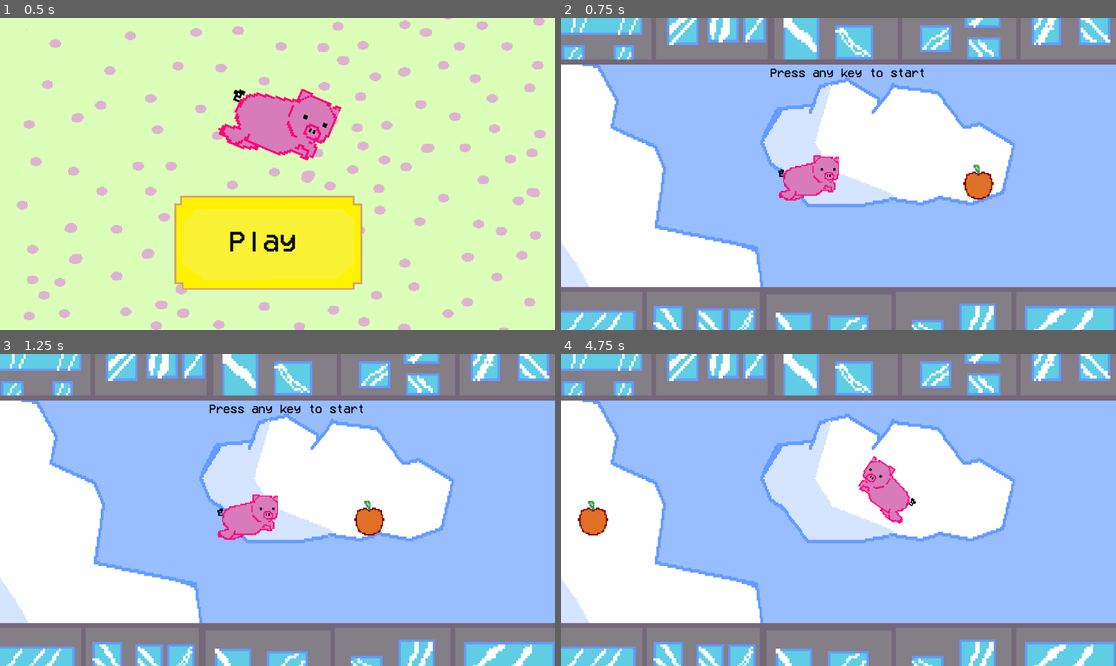
Above: before the commit, frames 1-4 (two rows, left to right).
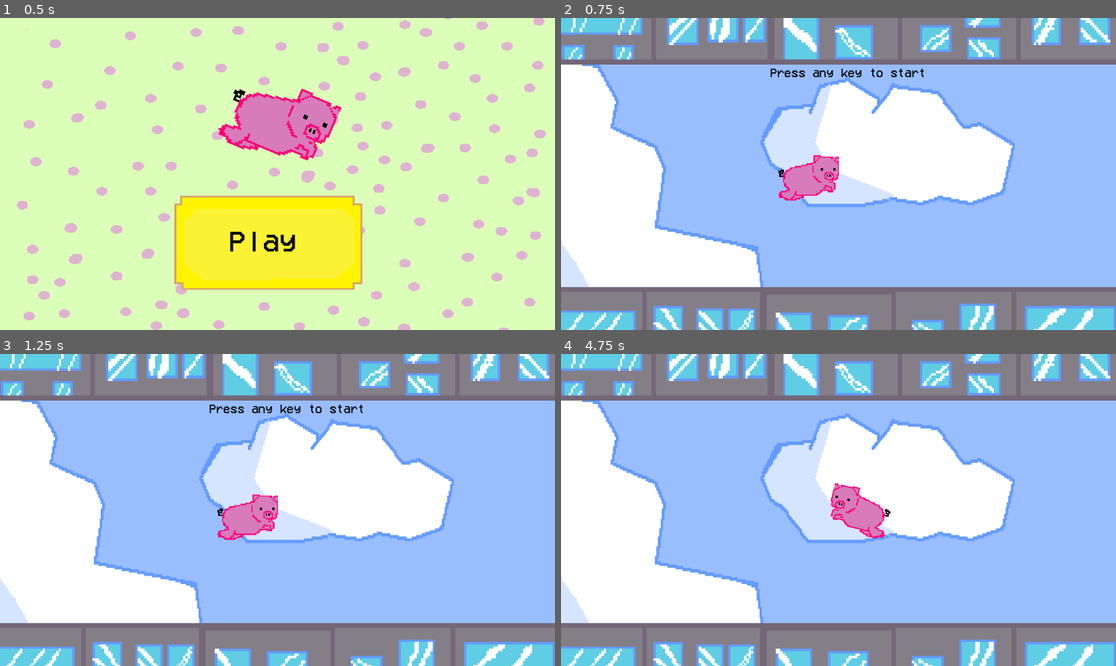
Above: after the commit, the same moments.

Repository: InkWellDen/When-Pigs-fly--In-development-
Game: Godot game, scene res://Scenes/menu.tscn
Two runs of this game, one before a commit and one after it. Both use one fixed random seed, a clock stepped at 60 frames per second and the inputs below.
Inputs:
- Up to frame 1 (0.5 s): no input
- Up to frame 2 (0.75 s): click "Play" at 0.5 s
- Up to frame 3 (1.25 s): no input
- Up to frame 4 (4.75 s): tap Enter at 1.25 s; hold Right (ui_right) 1.28-2.03 s; hold Down (ui_down) 2.03-2.78 s; hold Right (ui_right) 2.78-3.53 s; hold Up (ui_up) 3.53-4.28 s; hold Left (ui_left) from 4.28 s (still down)

Frame 1 is identical in both runs. In frame 2, 0.4% of the frame differs, in the area x 72-78%, y 46-59%; in frame 3, 0.4%; in frame 4, 2.6%, in the area x 3-64%, y 32-60%.
Error before the commit: Cannot call method 'instantiate' on a null value. (res://Scripts/apple_spawner.gd:14)

Commit message:
Apple system but you cant pick them up yet

Diff:
--- a/Scenes/apple.tscn
+++ b/Scenes/apple.tscn
@@ -6,7 +6,6 @@
 [sub_resource type="RectangleShape2D" id="RectangleShape2D_lyte0"]
 
 [node name="Apple" type="Node2D" unique_id=997479949]
-position = Vector2(5, 2.9999998)
 scale = Vector2(2.6124823, 2.7507772)
 script = ExtResource("1_ir1en")
 
@@ -16,9 +15,10 @@
 [node name="Area2D" type="Area2D" parent="." unique_id=562996476]
 position = Vector2(0, 4.8471155)
 scale = Vector2(-1.0218879, -0.7903981)
+collision_layer = 2
+collision_mask = 0
 
 [node name="CollisionShape2D" type="CollisionShape2D" parent="Area2D" unique_id=1873792662]
-position = Vector2(0, 3)
 shape = SubResource("RectangleShape2D_lyte0")
 
 [connection signal="body_entered" from="Area2D" to="." method="_on_area_2d_body_entered"]
--- a/Scenes/game.tscn
+++ b/Scenes/game.tscn
@@ -1,5 +1,6 @@
 [gd_scene format=3 uid="uid://crwfugngw3lir"]
 
+[ext_resource type="Script" uid="uid://cjg2kqtguae55" path="res://Scripts/maingame.gd" id="1_1l0tm"]
 [ext_resource type="PackedScene" uid="uid://c3umj6rmwfdlr" path="res://Scenes/player.tscn" id="1_qxrlw"]
 [ext_resource type="PackedScene" uid="uid://ux8cyhtcn00r" path="res://Scenes/ground.tscn" id="2_wrm1d"]
 [ext_resource type="Texture2D" uid="uid://cdjjerwv7a6it" path="res://Assets/Sky.png" id="3_wrm1d"]
@@ -13,6 +14,7 @@
 [sub_resource type="Theme" id="Theme_wrm1d"]
 
 [node name="Game" type="Node2D" unique_id=531414083]
+script = ExtResource("1_1l0tm")
 
 [node name="Ground2" parent="." unique_id=586463681 instance=ExtResource("2_wrm1d")]
 top_level = true
@@ -26,18 +28,18 @@
 position = Vector2(-33, -171)
 scale = Vector2(1.6669215, 1.8135186)
 
-[node name="StaticBody2D" type="StaticBody2D" parent="." unique_id=1579306229]
+[node name="Collisons for Player" type="StaticBody2D" parent="." unique_id=1579306229]
 position = Vector2(252, 202)
 
-[node name="CollisionShape2D" type="CollisionShape2D" parent="StaticBody2D" unique_id=533567369]
+[node name="CollisionShape2D" type="CollisionShape2D" parent="Collisons for Player" unique_id=533567369]
 position = Vector2(-357, 133)
 shape = SubResource("RectangleShape2D_qxrlw")
 
-[node name="CollisionShape2D2" type="CollisionShape2D" parent="StaticBody2D" unique_id=2040058228]
+[node name="CollisionShape2D2" type="CollisionShape2D" parent="Collisons for Player" unique_id=2040058228]
 position = Vector2(993, 124.5)
 shape = SubResource("RectangleShape2D_qxrlw")
 
-[node name="Sprite2D" type="Sprite2D" parent="." unique_id=110510226]
+[node name="Background" type="Sprite2D" parent="." unique_id=110510226]
 light_mask = 0
 visibility_layer = 4
 position = Vector2(552, 369)
@@ -60,13 +62,12 @@
 theme_override_font_sizes/font_size = 25
 text = "Press any key to start"
 
-[node name="Apple" parent="." unique_id=997479949 instance=ExtResource("5_wowpa")]
-position = Vector2(900, 341)
-
 [node name="AppleSpawner" type="Node2D" parent="." unique_id=1908028824]
 script = ExtResource("6_i6g32")
+apple_scene = ExtResource("5_wowpa")
 
 [node name="Timer" type="Timer" parent="AppleSpawner" unique_id=726321382]
-wait_time = 1.493
+wait_time = 6.488
+autostart = true
 
 [connection signal="timeout" from="AppleSpawner/Timer" to="AppleSpawner" method="_on_timer_timeout"]
--- /dev/null
+++ b/Scripts/Game.gd
@@ -0,0 +1,17 @@
+extends Node
+
+var apples: int = 0
+
+signal apples_changed(new_total: int)
+
+func _ready() -> void:
+	apples = 0
+
+func add_apple(amount: int = 1) -> void:
+	apples += amount
+	print("Apples:", apples)
+	emit_signal("apples_changed", apples)
+
+func reset() -> void:
+	apples = 0
+	emit_signal("apples_changed", apples)
--- a/Scripts/apple.gd
+++ b/Scripts/apple.gd
@@ -1,14 +1,27 @@
 extends Node2D
 
-@export var speed: float = 200.0
+@export var speed: float = 250.0
+
+var debug_id: int = 0
+var debug_timer: float = 0.0
+
+func _ready() -> void:
+	debug_id = randi() % 10000
+	print("APPLE READY id=", debug_id, " global_pos=", global_position)
 
 func _process(delta: float) -> void:
-	position.x -= speed * delta
+	position.x += speed * delta
 
-	# Despawn when off-screen
-	if position.x < -100:
+	debug_timer += delta
+	if debug_timer >= 1.0:
+		debug_timer = 0.0
+		print("APPLE id=", debug_id, " pos=", global_position)
+
+	if position.x > 1400:
+		print("APPLE id=", debug_id, " despawned right")
 		queue_free()
 
-func _on_area_2d_body_entered(body: Node2D) -> void:
+func _on_area_2d_body_entered(body: Node) -> void:
+	print("APPLE id=", debug_id, " collided with ", body.name)
 	$Sprite2D.hide()
-	queue_free()    # remove apple after collecting
+	# queue_free()
--- a/Scripts/apple_spawner.gd
+++ b/Scripts/apple_spawner.gd
@@ -1,16 +1,71 @@
 extends Node2D
 
-# --- APPLE SETTINGS ---
+# ---------------------------------------------------------
+# Apple Spawner Script
+# Spawns apples at X = 1138 and Y between 138 and 512
+# ---------------------------------------------------------
+
+@export var spawn_x: float = 1138
+@export var min_y: float = 138
+@export var max_y: float = 512
+
+# Time between spawns
+@export var spawn_interval: float = 1.0
+
+# Apple scene to instantiate
 @export var apple_scene: PackedScene
-@export var min_y: float = 100.0
-@export var max_y: float = 550.0
 
-# --- CALLED BY PLAYER WHEN GAME STARTS ---
+# Timer reference
+@onready var timer := $Timer
+
+# ---------------------------------------------------------
+# Start the spawning process
+# ---------------------------------------------------------
 func start_spawning() -> void:
-	$Timer.start()
+	timer.wait_time = spawn_interval
+	timer.start()
 
-# --- SPAWN APPLE EACH TIME TIMER FIRES ---
-func _on_timer_timeout() -> void:
+# ---------------------------------------------------------
+# Timer timeout → spawn an apple
+# ---------------------------------------------------------
+func _on_Timer_timeout() -> void:
+	spawn_apple()
+
+# ---------------------------------------------------------
+# Spawn a single apple at the defined X and random Y
+# ---------------------------------------------------------
+func spawn_apple() -> void:
+	if apple_scene == null:
+		push_error("AppleSpawner: apple_scene is not assigned!")
+		return
+
 	var apple = apple_scene.instantiate()
-	apple.position = Vector2(1152, randf_range(min_y, max_y))
+
+	# Add apple to the current scene
 	get_tree().current_scene.add_child(apple)
+
+	# Set spawn position
+	var spawn_position := Vector2(
+		spawn_x,
+		randf_range(min_y, max_y)
+	)
+
+	apple.global_position = spawn_position
+
+	# Debug print (optional)
+	print("Spawned apple at:", spawn_position)
+
+# ---------------------------------------------------------
+# Optional: stop spawning if needed
+# ---------------------------------------------------------
+func stop_spawning() -> void:
+	if timer:
+		timer.stop()
+
+# ---------------------------------------------------------
+# Optional: reset spawner state
+# ---------------------------------------------------------
+func reset_spawner() -> void:
+	if timer:
+		timer.stop()
+		timer.wait_time = spawn_interval
--- /dev/null
+++ b/Scripts/maingame.gd
@@ -0,0 +1,77 @@
+extends Node2D
+
+signal apples_changed(new_count: int)
+
+var apples_collected: int = 0
+var apples_reserved: int = 0
+var game_started: bool = false
+
+@onready var player := $Player
+@onready var spawner := $AppleSpawner
+@onready var start_label := $StartLabel
+
+func _ready() -> void:
+	# Reset apples
+	apples_collected = 0
+	apples_reserved = 0
+	emit_signal("apples_changed", apples_collected)
+
+	# Start apple spawning ONCE
+	if spawner:
+		spawner.start_spawning()
+	else:
+		push_error("AppleSpawner node not found at path: $AppleSpawner")
+
+func _unhandled_input(event: InputEvent) -> void:
+	if game_started:
+		return
+
+	if event is InputEventKey and event.pressed and not event.echo:
+		game_started = true
+
+		# Hide the start label
+		if start_label:
+			start_label.hide()
+
+		# Start the player
+		if player:
+			player.start_game()
+		else:
+			push_error("Player node not found at path: $Player")
+
+func add_apple(count: int = 1) -> void:
+	apples_collected += max(0, count)
+	emit_signal("apples_changed", apples_collected)
+	print("Game: apples_collected =", apples_collected)
+
+func use_apple(count: int = 1) -> bool:
+	count = max(0, count)
+	if apples_collected >= count:
+		apples_collected -= count
+		emit_signal("apples_changed", apples_collected)
+		print("Game: used", count, "apple(s); remaining =", apples_collected)
+		return true
+	return false
+
+func reserve_apples(count: int = 1) -> bool:
+	count = max(0, count)
+	if apples_collected - apples_reserved >= count:
+		apples_reserved += count
+		print("Game: reserved", count, "apple(s); reserved =", apples_reserved)
+		return true
+	return false
+
+func release_reserved(count: int = 1) -> void:
+	count = max(0, count)
+	apples_reserved = max(0, apples_reserved - count)
+	print("Game: released", count, "reserved; reserved =", apples_reserved)
+
+func consume_reserved(count: int = 1) -> bool:
+	count = max(0, count)
+	if apples_reserved >= count and apples_collected >= count:
+		apples_reserved -= count
+		apples_collected -= count
+		emit_signal("apples_changed", apples_collected)
+		print("Game: consumed", count, "reserved apples; remaining =", apples_collected, "reserved =", apples_reserved)
+		return true
+	return false
--- a/Scripts/player.gd
+++ b/Scripts/player.gd
@@ -1,86 +1,58 @@
 extends CharacterBody2D
 
-# --- GAME STATE ---
 var game_started := false
 var float_timer := 0.0
 var start_y := 0.0
 
-# --- MOVEMENT CONSTANTS ---
 const SPEED = 490.0
 var input_cooldown := 0.50
 var was_colliding := false
 
-# --- READY: STORE START POSITION ---
+func start_game() -> void:
+	game_started = true
+	var angle = randf() * TAU
+	velocity = Vector2(cos(angle), sin(angle)) * SPEED
+
 func _ready() -> void:
 	start_y = position.y
 
-# --- MAIN PHYSICS LOOP ---
+func _unhandled_input(event: InputEvent) -> void:
+	if not game_started and event is InputEventKey and event.pressed and not event.echo:
+		start_game()
+
 func _physics_process(delta: float) -> void:
-
-	# --- FLOATING PHASE BEFORE GAME STARTS ---
 	if not game_started:
 		float_timer += delta
 		position.y = start_y + sin(float_timer * 2.0) * 10.0
-
-		# --- START GAME ON ANY KEY PRESS ---
-		if Input.is_anything_pressed():
-			game_started = true
-			get_tree().current_scene.get_node("StartLabel").visible = false
-
-			# --- START APPLE SPAWNING ---
-			get_tree().current_scene.get_node("AppleSpawner").start_spawning()
-
-			# --- RANDOM LAUNCH ANGLE ---
-			var angle = randf() * TAU
-			velocity = Vector2(cos(angle), sin(angle)) * SPEED
-
 		return
 
-	# --- INPUT COOLDOWN ---
 	input_cooldown -= delta
 
-	# --- COLLISION + BOUNCE ---
 	var collision = move_and_collide(velocity * delta)
 	var is_colliding := collision != null
 
 	if is_colliding:
 		var normal = collision.get_normal()
-
-		# --- PUSH OFF WALL ON FIRST HIT ---
 		if not was_colliding:
 			global_position += normal * 1.0
-
-		# --- BOUNCE + DAMPING ---
 		velocity = velocity.bounce(normal) * 0.9
-
-		# --- STOP MICRO-JITTER ---
-		if abs(velocity.x) < 5:
-			velocity.x = 0
-		if abs(velocity.y) < 5:
-			velocity.y = 0
-
-		# --- PARTICLES ON WALL HIT ---
+		if abs(velocity.x) < 5: velocity.x = 0
+		if abs(velocity.y) < 5: velocity.y = 0
 		$WallParticles.restart()
-
 		input_cooldown = 0.15
 
-	# --- UPDATE COLLISION MEMORY ---
 	was_colliding = is_colliding
 
-	# --- INPUT: LEFT/RIGHT ---
 	var direction := Input.get_axis("ui_left", "ui_right")
 	if direction and input_cooldown <= 0.0:
 		velocity.x = direction * SPEED
 
-	# --- INPUT: UP/DOWN ---
 	direction = Input.get_axis("ui_up", "ui_down")
 	if direction and input_cooldown <= 0.0:
 		velocity.y = direction * SPEED
 
-	# --- ROTATION + SPRITE FLIP ---
 	if velocity.length() > 5:
 		var target_angle = velocity.angle()
-
 		if abs(velocity.x) > abs(velocity.y):
 			rotation = lerp_angle(rotation, 0, delta * 10)
 			$Sprite2D.flip_h = velocity.x < 0
--- a/project.godot
+++ b/project.godot
@@ -15,6 +15,10 @@
 config/features=PackedStringArray("4.6", "Forward Plus")
 config/icon="res://Assets/icon.svg"
 
+[autoload]
+
+Game="*uid://djxrf5icgxnan"
+
 [physics]
 
 3d/physics_engine="Jolt Physics"
Not shown, added: Scripts/Game.gd.uid
Not shown, added: Scripts/maingame.gd.uid
Not shown, changed: .DS_Store
